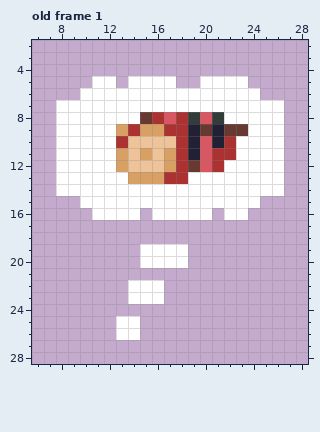
File history of a pixel-art file, sprites/ham-thoughts.aseprite. This is how it looked before the edit.
32x32 pixels, 1 frame. Shown: old frame 1: x 6..28, y 2..28. The commit also changed other frames, which this record leaves out.
After the commit:
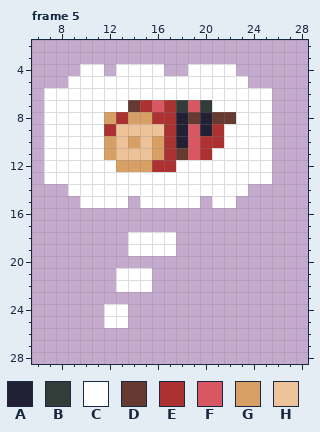
Palette (. is transparent): A #222034  B #323c39  C #ffffff  D #663931  E #ac3232  F #d95763  G #d9a066  H #eec39a
A new or re-ordered frame is compared with the old frame closest to it.
From old to new:
frames 1 -> 8
Changed rows in their new state; - is an unchanged pixel.
Frame 5 is new; against old frame 1:
first column x 7:
 4 ---CC-CCCC--CCCC----
 5 --CC--C----CC-------
 6 CCC---------------C-
 7 C------DEFEBFB-----.
 8 C----GEGG-EADADD---.
 9 C----EHHHH-AFAECC--.
10 C----GHG-GEAFEEC---.
11 C----GH-HGEDFECC---.
12 C------GGEECCCC----.
13 C------CCCCC-------.
14 -.---------------...
15 -------.-----.--..--
16 ----....-.....-..---
18 -------CCCC---------
19 -------C---.--------
20 --------....--------
21 ------CCC-----------
22 ------C--.----------
23 -------...----------
24 -----CC-------------
25 -----C-.------------
26 ------..------------
